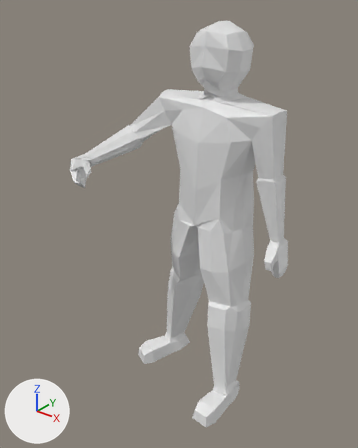
The Blender file characters/player/Char/char.blend: old version first, new version second.
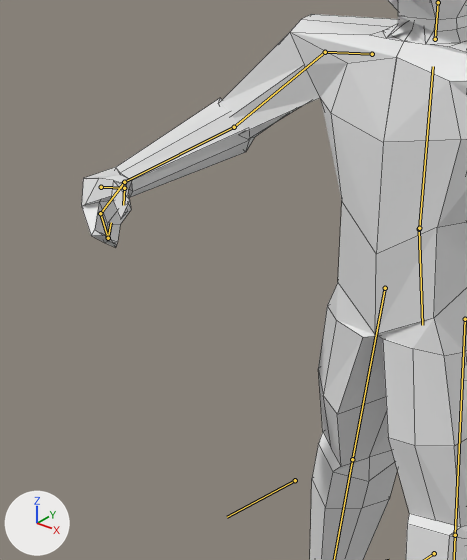
Old and new are each drawn whole from a camera (50 mm lens) standing at (3.119, -4.559, 4.976) and looking at (-0.171, -0.448, 2.427) and again close up on the part from 10% to 65% of the width and 19% to 72% of the height. The axes (+X, +Y, +Z) are drawn at lower left. The lights are the same throughout. Both versions are drawn at frame 23 of the action 'attack_left'; the numbers are the values there. The bones that bend it are drawn over the model as lines in the close-ups. The close-ups show mesh edges as thin lines.

The first close-up shows 'Char'.
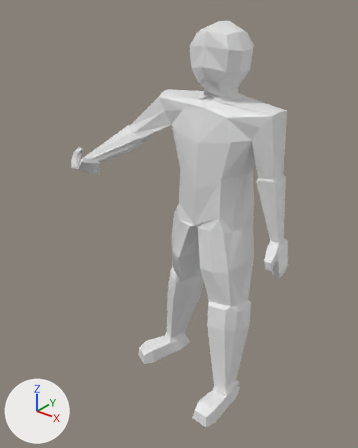
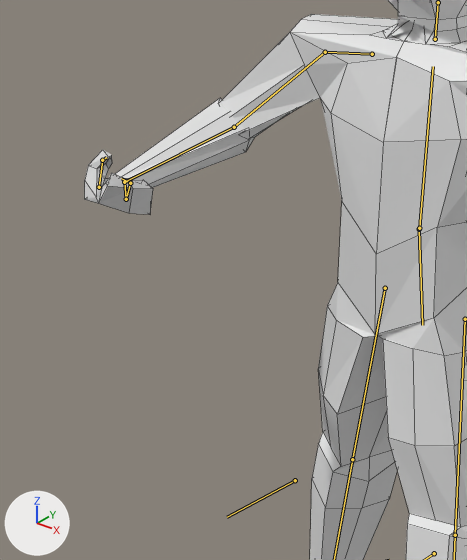
What differs and where, as boxes [x1, y1, x2, y2] in the close-ups (467 x 560 px):
'Char', posed: before [81, 0, 467, 560]; after [85, 0, 467, 560]
bone 'hand.R', root to tip: before (124, 182) to (100, 213); after (124, 182) to (126, 199)

The change in detail:
Bone 'hand.R' (bone_hand_r) turns from (-15, 13, -27) to (-115, 47, -85) degrees about its own x, y and z.
